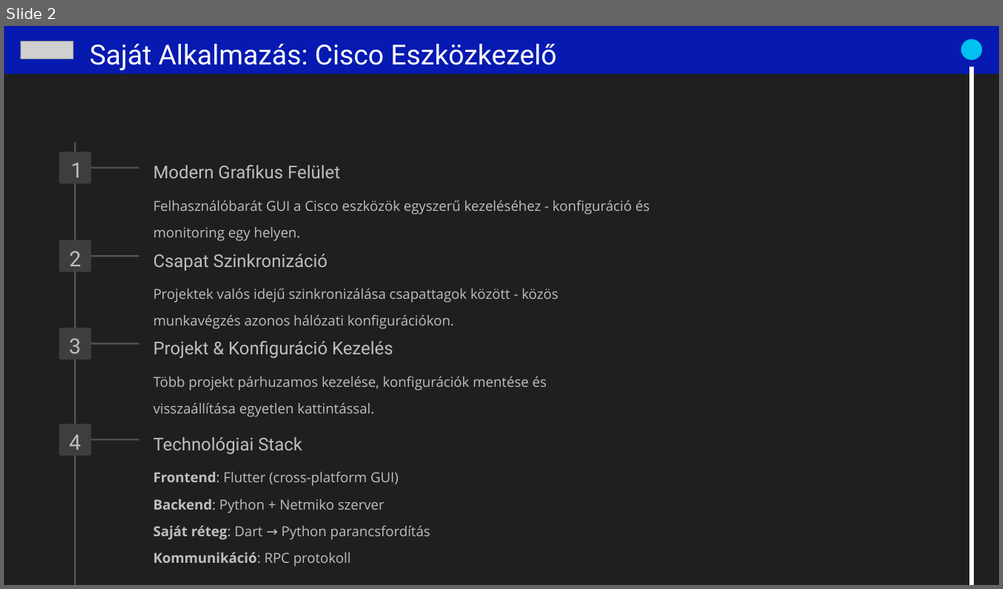
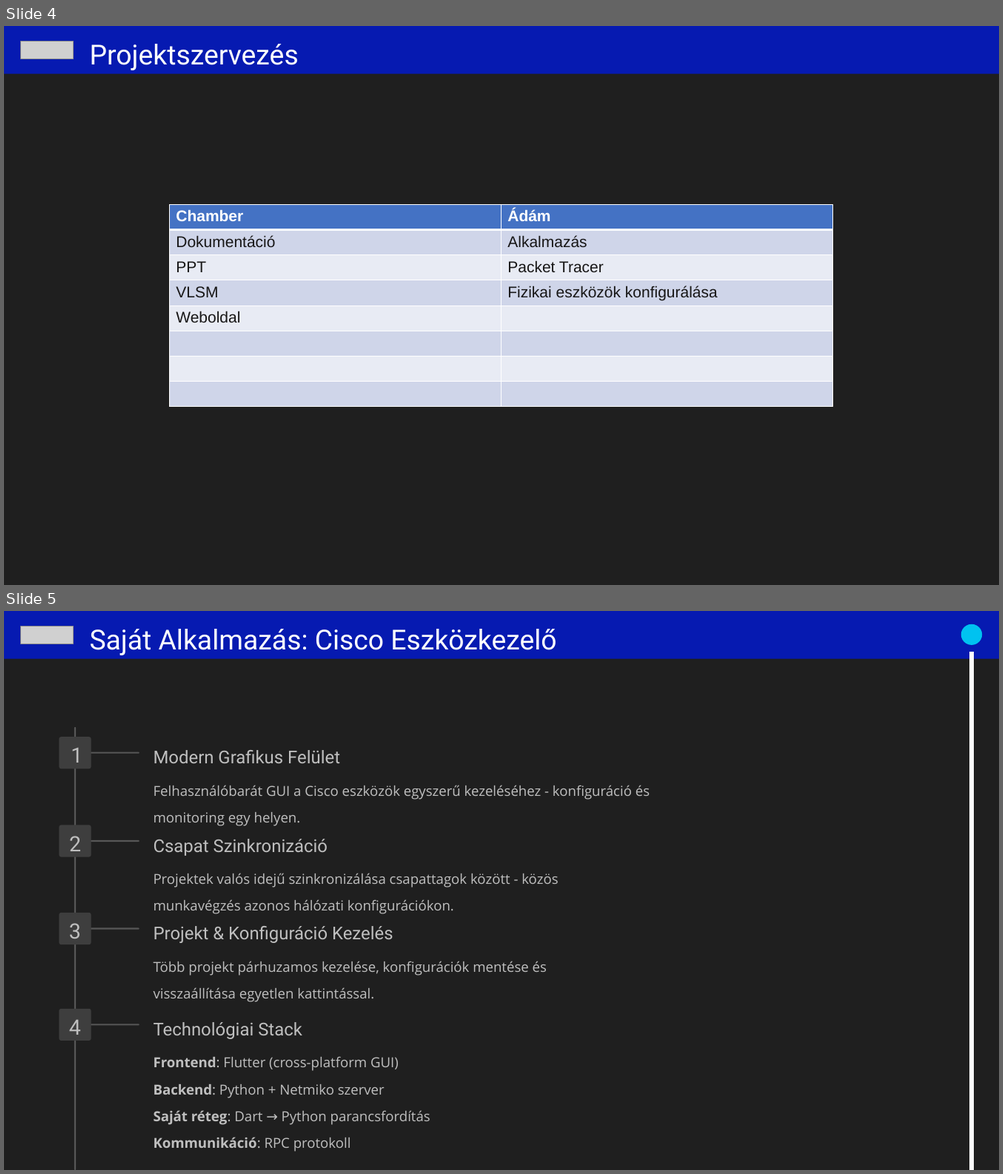
Before and after one commit to PowerRanger2130/PaceX, a slide deck: Projectmunka.pptx. Shown one above the other, each under a label of ours: slide 2 before the commit, slides 4 and 5 after it. The pictures are 1003x589 and 1003x1174 pixels, drawn with LibreOffice and Linux fonts; fonts in the diff are those of the drawing; grey boxes stand for pictures; background and template pictures are left out. Boxes give left, top, right and bottom in pixels: in the first picture for what was removed or moved away, otherwise in the second. Text is boxed around its words. In the diff, an @@ line names an element or a change of style, - is before the commit and + after.

```diff
--- a/Projectmunka.pptx
+++ b/Projectmunka.pptx
@@ slide 4 added at bbox=[4, 26, 999, 585], background #1F1F1F @@
@@ rectangle added at bbox=[4, 26, 999, 74], fill #061AB1 @@
@@ picture added at bbox=[21, 42, 73, 59] @@
@@ text added at bbox=[90, 44, 299, 70], 32 pt, text #FEFEFE @@
+Projektszervezés
@@ table added at bbox=[170, 205, 833, 406], 8 rows, 2 columns @@
+Chamber | Ádám
+Dokumentáció | Alkalmazás
+PPT | Packet Tracer
+VLSM | Fizikai eszközök konfigurálása
+Weboldal | 
+ | 
+ | 
+ | 
@@ what was slide 2 is now slide 5 @@
```
Also in this commit, not shown: 3 slides changed, 17 other slides added, 17 slides removed, 26 other files.
